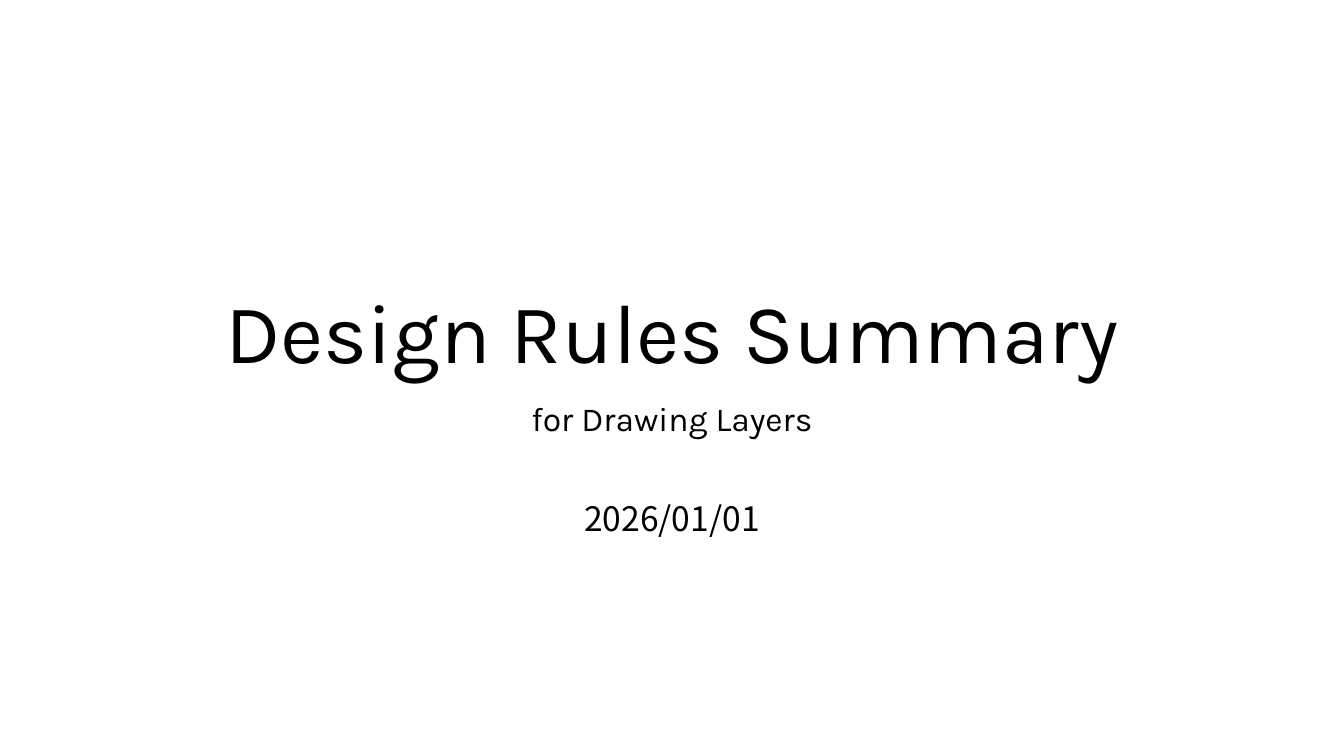
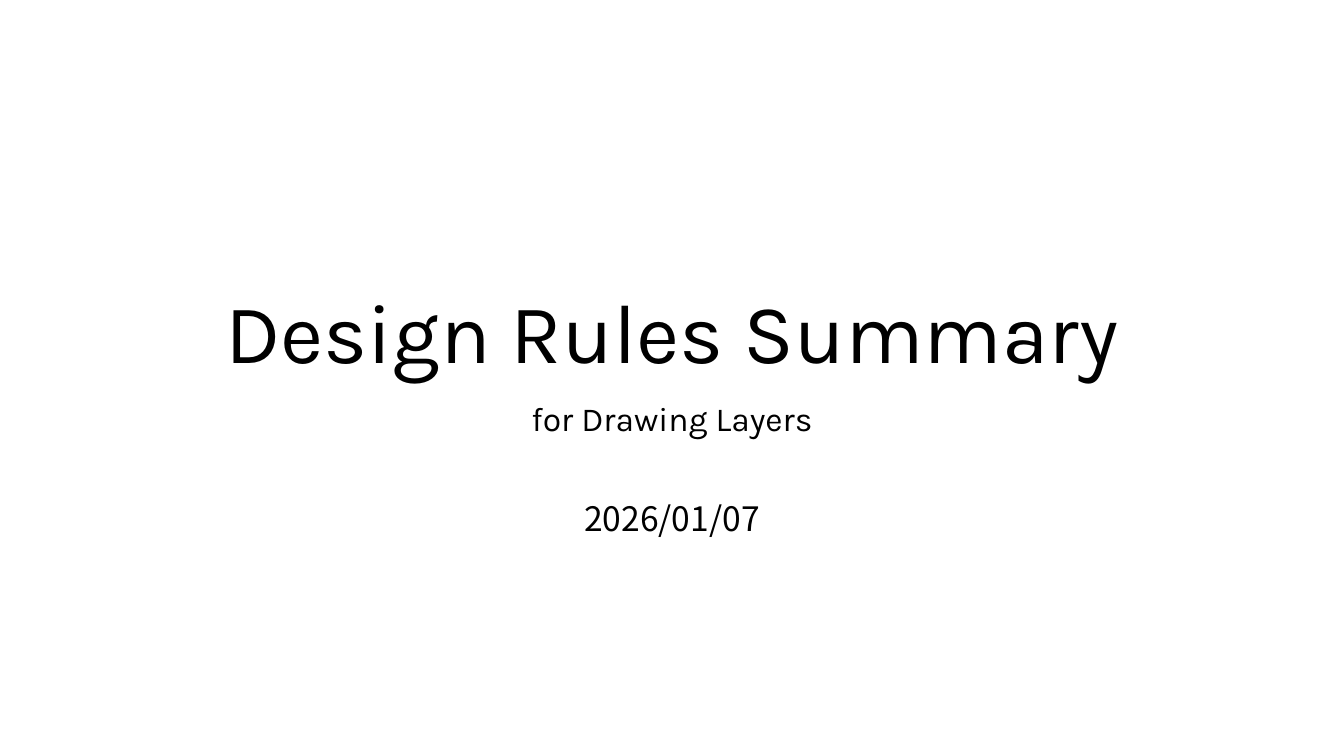
Before and after one commit to d-m-bailey/TR-1um, a slide deck: slide 1 of Document/TR-1um_DRC_summary.pptx. Drawn at 1344x756 pixels with LibreOffice and Linux fonts; fonts in the diff are those of the drawing. Boxes give left, top, right and bottom in pixels: in the first picture for what was removed or moved away, otherwise in the second. Text is boxed around its words. In the diff, an @@ line names an element or a change of style, - is before the commit and + after.

```diff
--- a/Document/TR-1um_DRC_summary.pptx
+++ b/Document/TR-1um_DRC_summary.pptx
@@ subtitle at (x1=584, y1=504, x2=760, y2=537): text changed @@
-2026/01/01
+2026/01/07
```
Also in this commit, not shown: 2 other slides changed, 10 other files.
